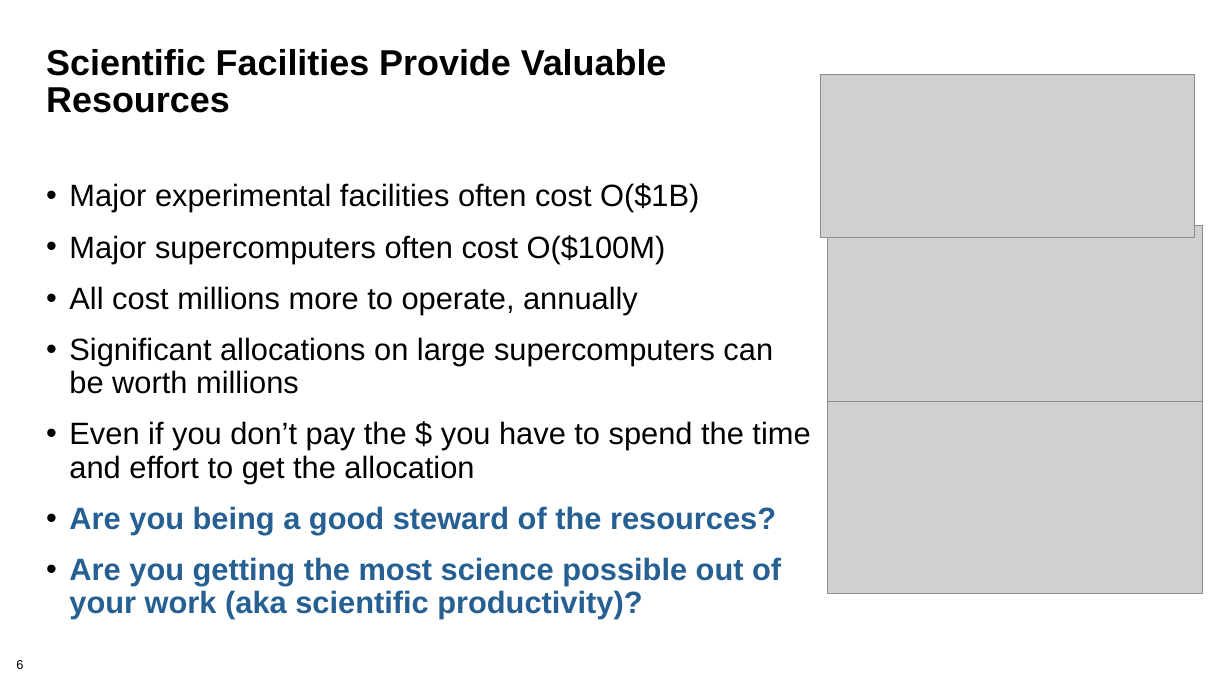
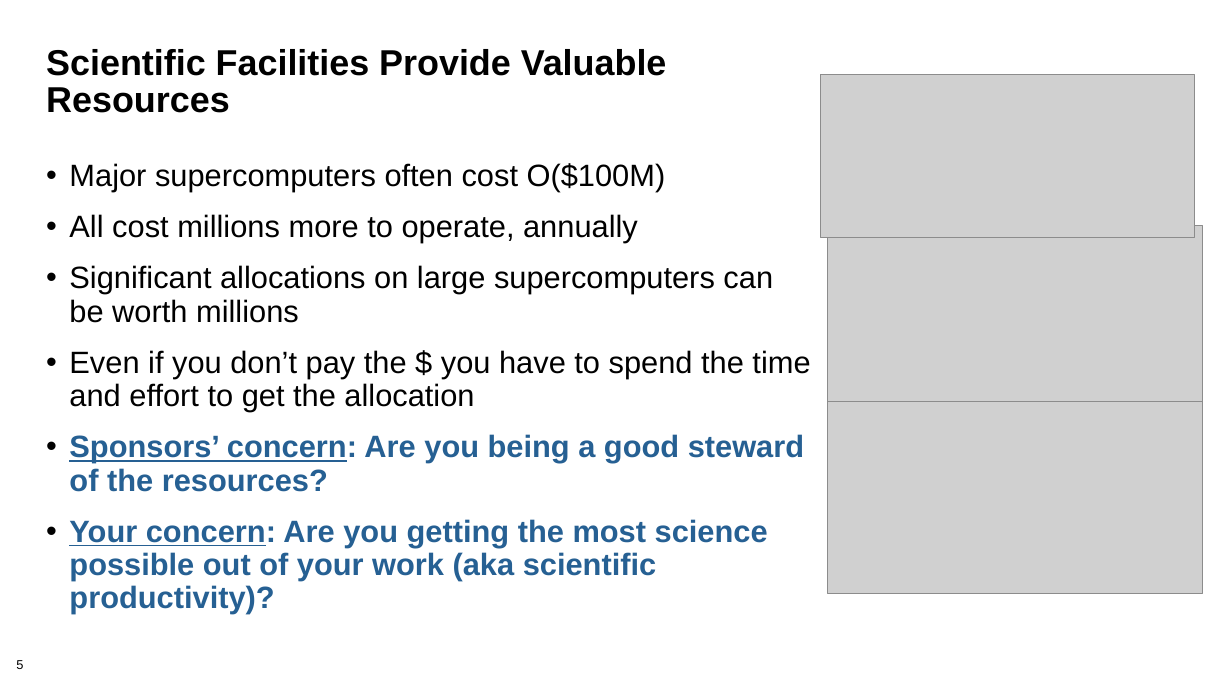
Before and after one commit to bssw-tutorial/presentations, a slide deck: slide 5 of 01-overview.pptx (slide 6 before the commit). Drawn at 1232x693 pixels with LibreOffice and Linux fonts; fonts in the diff are those of the drawing; grey boxes stand for pictures; background and template pictures are left out. Boxes give left, top, right and bottom in pixels: in the first picture for what was removed or moved away, otherwise in the second. Text is boxed around its words. In the diff, an @@ line names an element or a change of style, - is before the commit and + after.

```diff
--- a/01-overview.pptx
+++ b/01-overview.pptx
@@ text "Major supercomputers often cost O($100M)": place and size @@
-text "Major supercomputers often cost O($100M)" at [69, 183, 810, 586]
+text "Major supercomputers often cost O($100M)" at [69, 163, 810, 581]
@@ text at [69, 183, 699, 212]: paragraph removed @@
-• Major experimental facilities often cost O($1B)
@@ text at [69, 434, 804, 581]: text changed @@
-• Are you being a good steward of the resources?
-• Are you getting the most science possible out of your work (aka scientific productivity)?
+• Sponsors’ concern: Are you being a good steward of the resources?
+• Your concern: Are you getting the most science possible out of your work (aka scientific productivity)?
@@ page number at [16, 660, 23, 669]: text changed @@
-6
+5
```
Also in this commit, not shown: 5 other slides changed, 8 other files.
